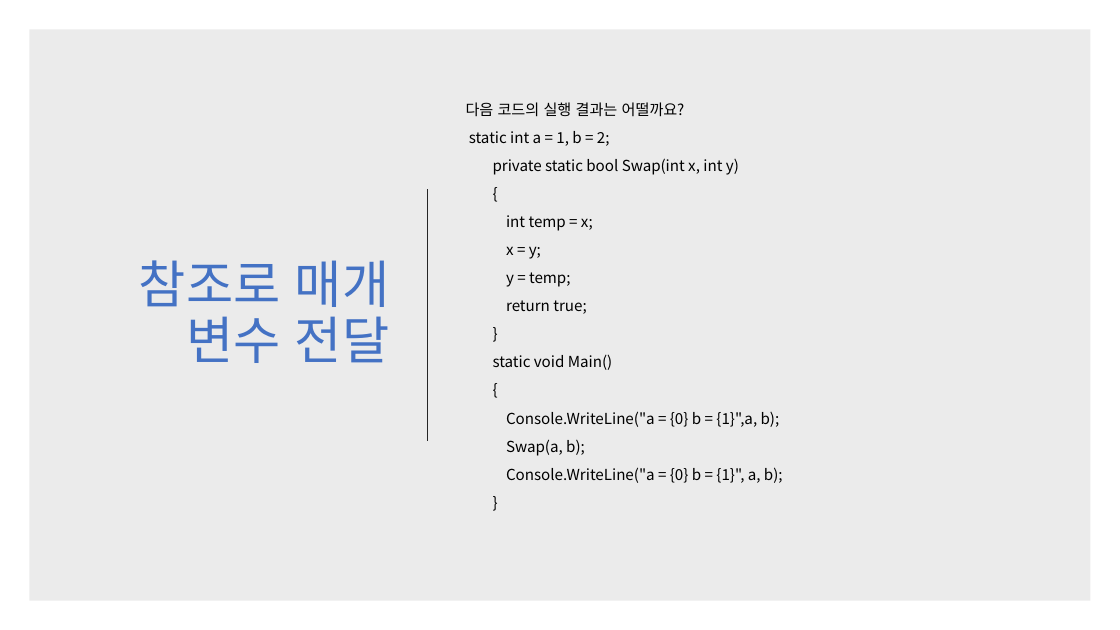
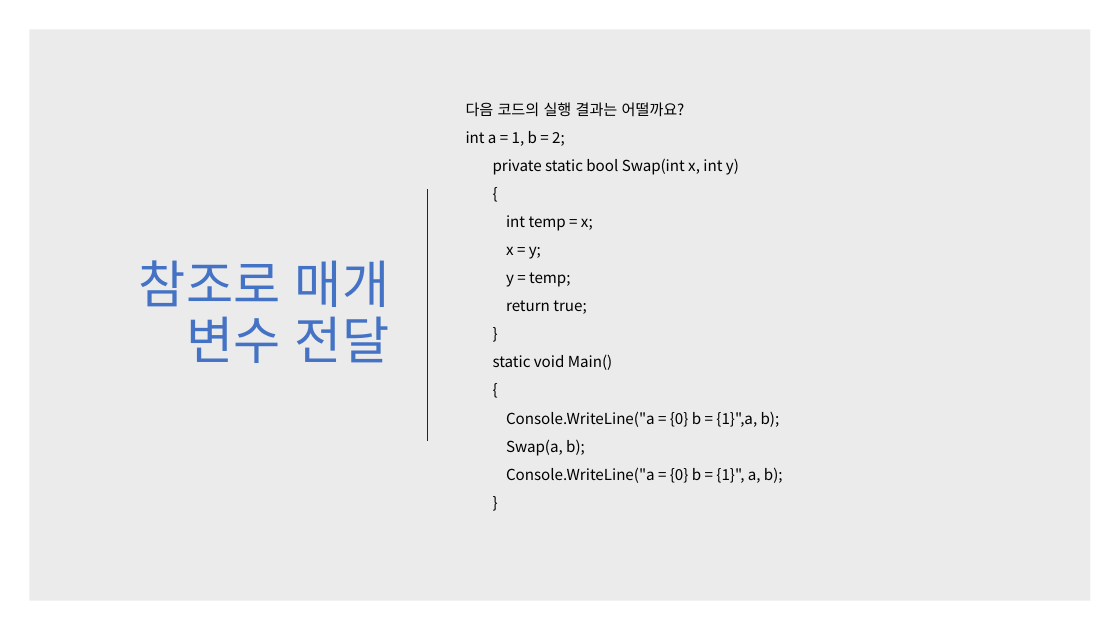
Before and after one commit to kjh99660/Study_powerpoint, a slide deck: slide 19 of c# 스터디 3주 차.pptx. Drawn at 1120x630 pixels with LibreOffice and Linux fonts; fonts in the diff are those of the drawing. Boxes give left, top, right and bottom in pixels: in the first picture for what was removed or moved away, otherwise in the second. Text is boxed around its words. In the diff, an @@ line names an element or a change of style, - is before the commit and + after.

```diff
--- a/c# 스터디 3주 차.pptx
+++ b/c# 스터디 3주 차.pptx
@@ text at (466, 131, 565, 146): text changed @@
-static int a = 1, b = 2;
+int a = 1, b = 2;
```
Also in this commit, not shown: 4 other slides changed, 6 other files.
